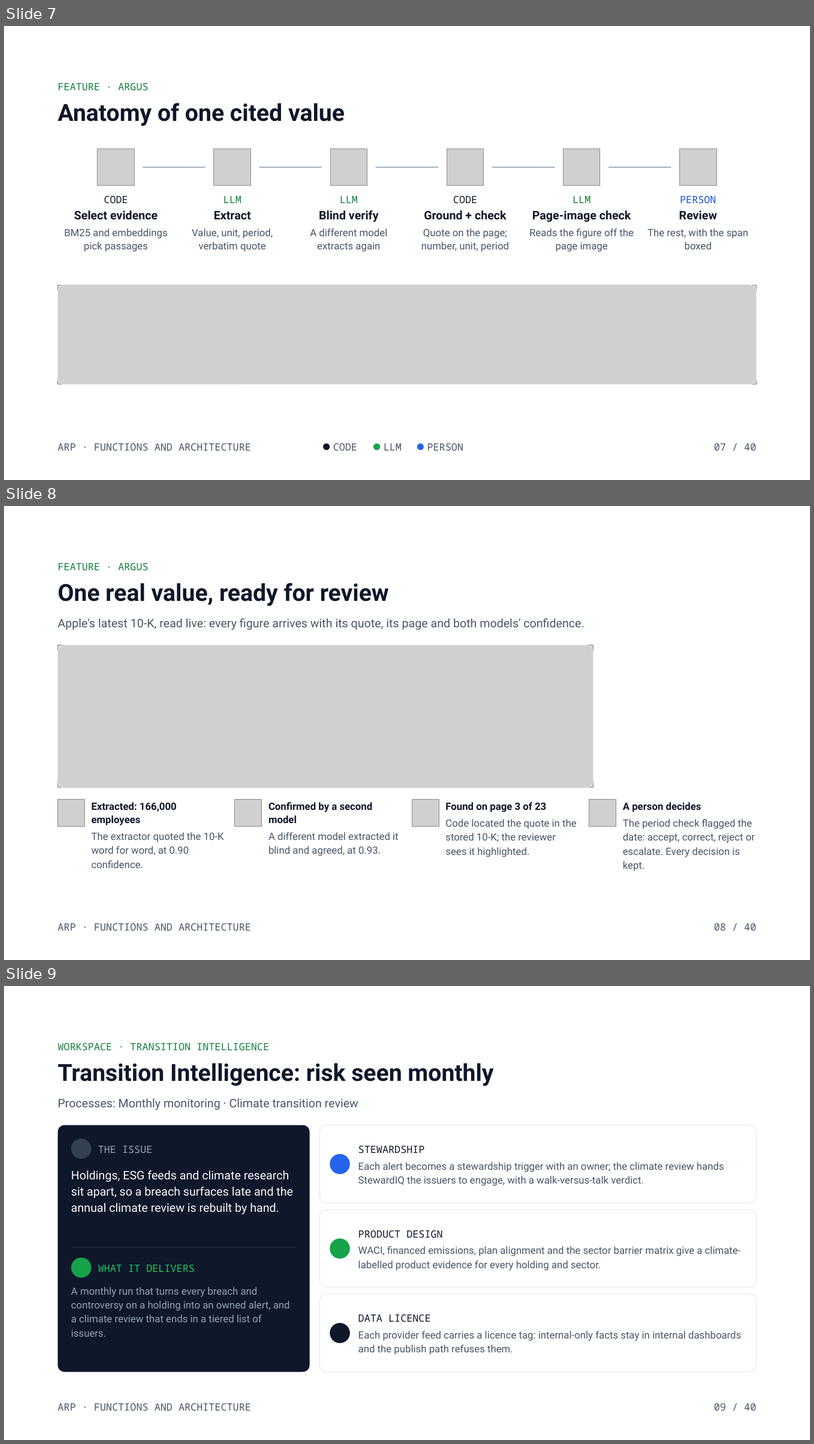
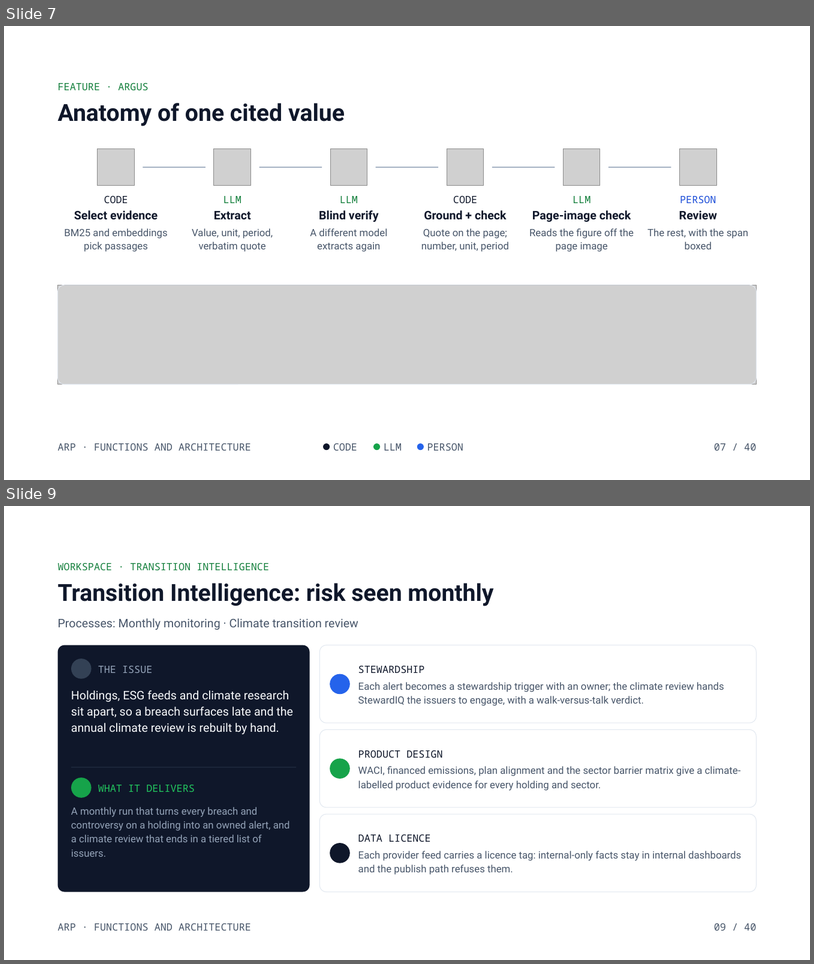
Before and after one commit to kutschersteffen-cmd/Agentic-Research-Pipeline, a slide deck: docs/decks/arp-functions-and-architecture.pptx. Shown one above the other, each under a label of ours: slides 7, 8 and 9 before the commit, slides 7 and 9 after it; the slides between them are not shown. The pictures are 814x1444 and 814x964 pixels, drawn with LibreOffice and Linux fonts; fonts in the diff are those of the drawing; grey boxes stand for pictures; background and template pictures are left out. Boxes give left, top, right and bottom in pixels: in the first picture for what was removed or moved away, otherwise in the second. Text is boxed around its words. In the diff, an @@ line names an element or a change of style, - is before the commit and + after.

```diff
--- a/docs/decks/arp-functions-and-architecture.pptx
+++ b/docs/decks/arp-functions-and-architecture.pptx
@@ slide 8 removed at (4, 506, 810, 960), background #FFFFFF @@
@@ text removed at (58, 563, 148, 570) @@
-FEATURE · ARGUS
@@ text removed at (58, 583, 389, 606) @@
-One real value, ready for review
@@ text removed at (58, 618, 584, 630) @@
-Apple's latest 10-K, read live: every figure arrives with its quote, its page and both models' confidence.
@@ picture removed at (58, 645, 594, 787) @@
@@ rounded rectangle removed at (58, 645, 594, 787) @@
@@ picture removed at (58, 799, 84, 826) @@
@@ text removed at (92, 802, 224, 868) @@
-Extracted: 166,000 employees
-The extractor quoted the 10-K word for word, at 0.90 confidence.
@@ picture removed at (235, 799, 262, 826) @@
@@ text removed at (269, 802, 399, 856) @@
-Confirmed by a second model
-A different model extracted it blind and agreed, at 0.93.
@@ picture removed at (413, 799, 439, 826) @@
@@ text removed at (446, 802, 577, 857) @@
-Found on page 3 of 23
-Code located the quote in the stored 10-K; the reviewer sees it highlighted.
@@ picture removed at (590, 799, 616, 826) @@
@@ text removed at (623, 802, 755, 871) @@
-A person decides
-The period check flagged the date: accept, correct, reject or escalate. Every decision is kept.
@@ text removed at (58, 923, 251, 930) @@
-ARP · FUNCTIONS AND ARCHITECTURE
@@ text removed at (714, 923, 756, 930) @@
-08 / 40
```
Also in this commit, not shown: 1 slide added.
